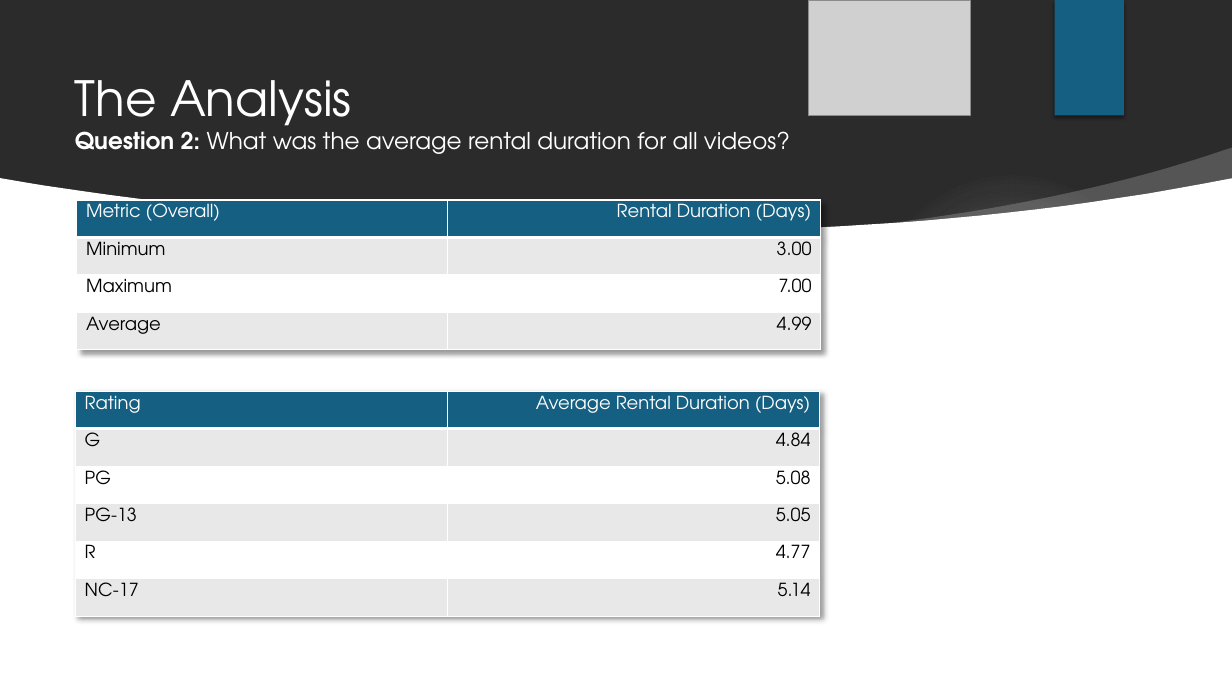
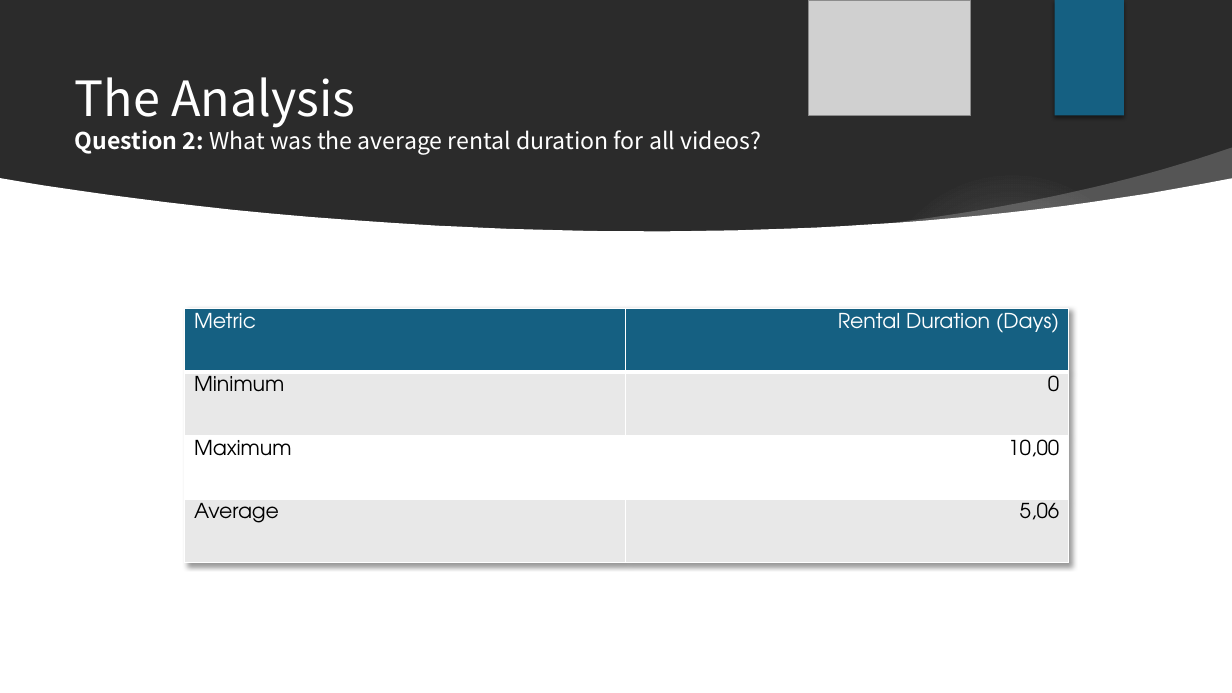
Before and after one commit to davidgriesel/03_streaming_service_database_queries, a slide deck: slide 7 of deliverables/Presentation.pptx. Drawn at 1232x693 pixels with LibreOffice and Linux fonts; fonts in the diff are those of the drawing; grey boxes stand for pictures; background and template pictures are left out; a plain dark background stands for a picture behind light text. Boxes give left, top, right and bottom in pixels: in the first picture for what was removed or moved away, otherwise in the second. Text is boxed around its words. In the diff, an @@ line names an element or a change of style, - is before the commit and + after.

```diff
--- a/deliverables/Presentation.pptx
+++ b/deliverables/Presentation.pptx
@@ title "The Analysis Question 2: What ..." at [75, 77, 761, 155]: font TeX Gyre Adventor to Noto Sans CJK SC @@
@@ table at [185, 309, 1068, 563] @@
-row 1, column 1: Metric (Overall)
+row 1, column 1: Metric
-row 2, column 2: 3.00
+row 2, column 2: 0
-row 3, column 2: 7.00
+row 3, column 2: 10,00
-row 4, column 2: 4.99
+row 4, column 2: 5,06
@@ size 14 to 16 pt in "Rental Duration (Days)", "Minimum", "Maximum", "Average" @@
@@ table: place and size @@
-table at [77, 200, 822, 349]
+table at [185, 309, 1068, 563]
@@ table removed at [76, 391, 821, 616], 6 rows, 2 columns @@
-Rating | Average Rental Duration (Days)
-G | 4.84
-PG | 5.08
-PG-13 | 5.05
-R | 4.77
-NC-17 | 5.14
```
Also in this commit, not shown: 9 other slides changed, 9 other files.
